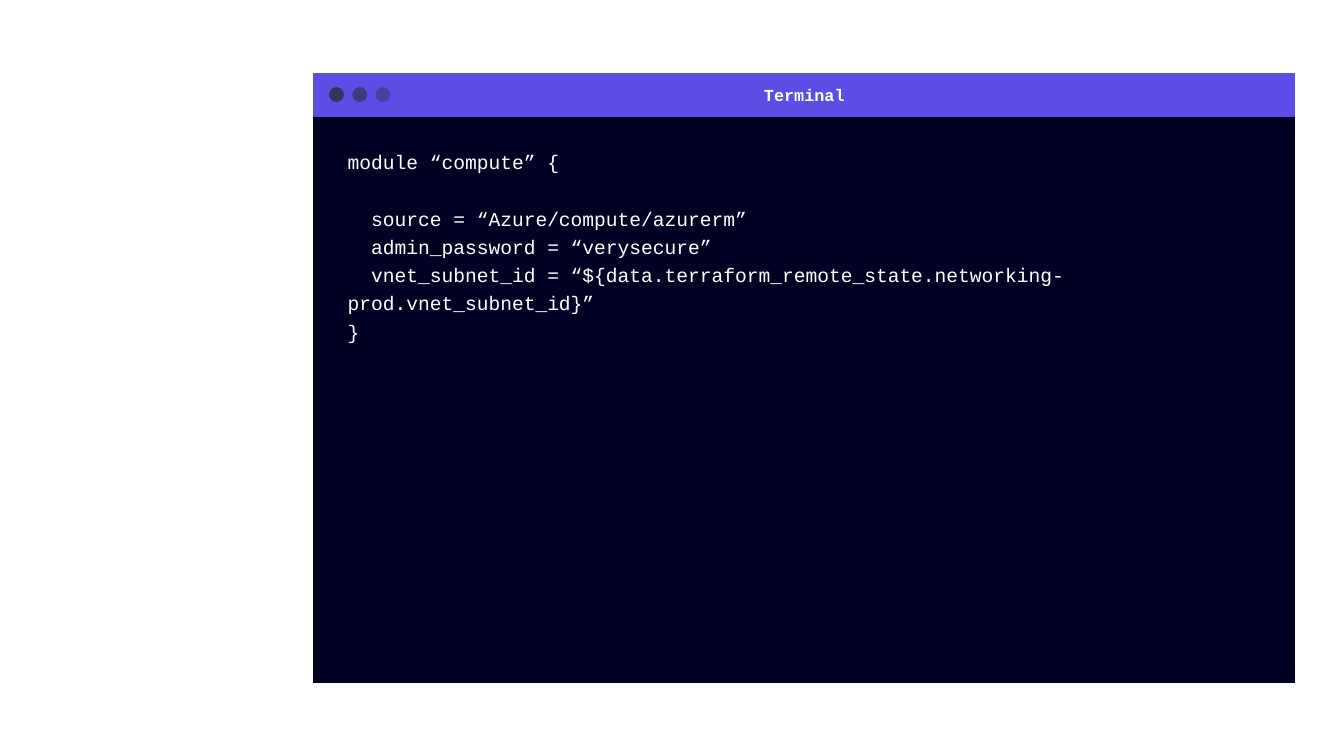
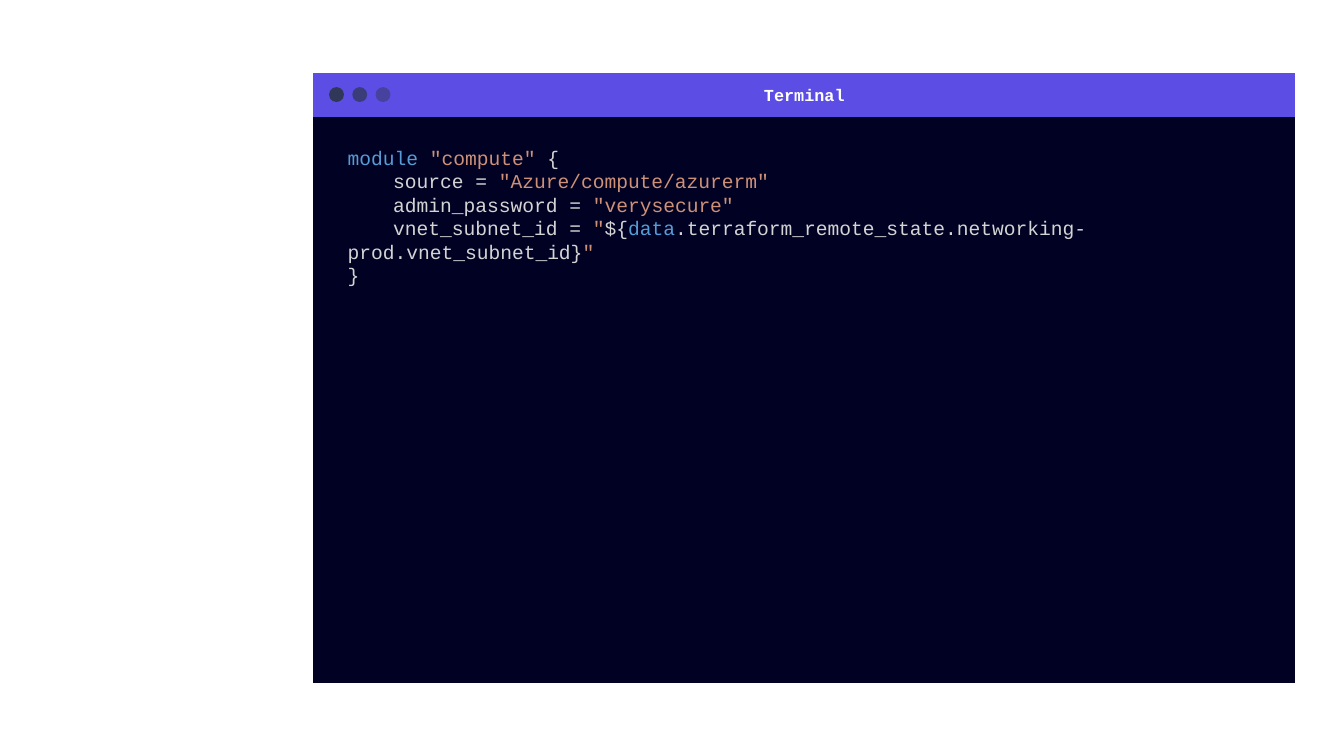
Before and after one commit to grove-mountain/azure-workshop-training, a slide deck: slide 16 of Slides/Azure and Terraform Workshop - Chapter 4.pptx. Drawn at 1344x756 pixels with LibreOffice and Linux fonts; fonts in the diff are those of the drawing; background and template pictures are left out. Boxes give left, top, right and bottom in pixels: in the first picture for what was removed or moved away, otherwise in the second. Text is boxed around its words. In the diff, an @@ line names an element or a change of style, - is before the commit and + after.

Commit message:
Major cleanup/test of entire slide deck.  Removed all references to AWS.  Updated all code examples with color, and Consolas font.  Added instructions on workstation setup.  The course can be taught using VSC with terraform plugins.

```diff
--- a/Slides/Azure and Terraform Workshop - Chapter 4.pptx
+++ b/Slides/Azure and Terraform Workshop - Chapter 4.pptx
@@ text "module "compute" {" at (348,151,1086,263): text colour #FFFFFF to #D4D4D4 in "}"; line spacing 1.2 to 1 @@
@@ text at (348,151,1086,263): text changed; text colour #FFFFFF to #D4D4D4 @@
-module “compute” {
-source = “Azure/compute/azurerm”
-admin_password = “verysecure”
-vnet_subnet_id = “${data.terraform_remote_state.networking-prod.vnet_subnet_id}”
+module "compute" {
+source = "Azure/compute/azurerm"
+admin_password = "verysecure"
+vnet_subnet_id = "${data.terraform_remote_state.networking-prod.vnet_subnet_id}"
```
Also in this commit, not shown: 3 other slides changed, 2 other files.
